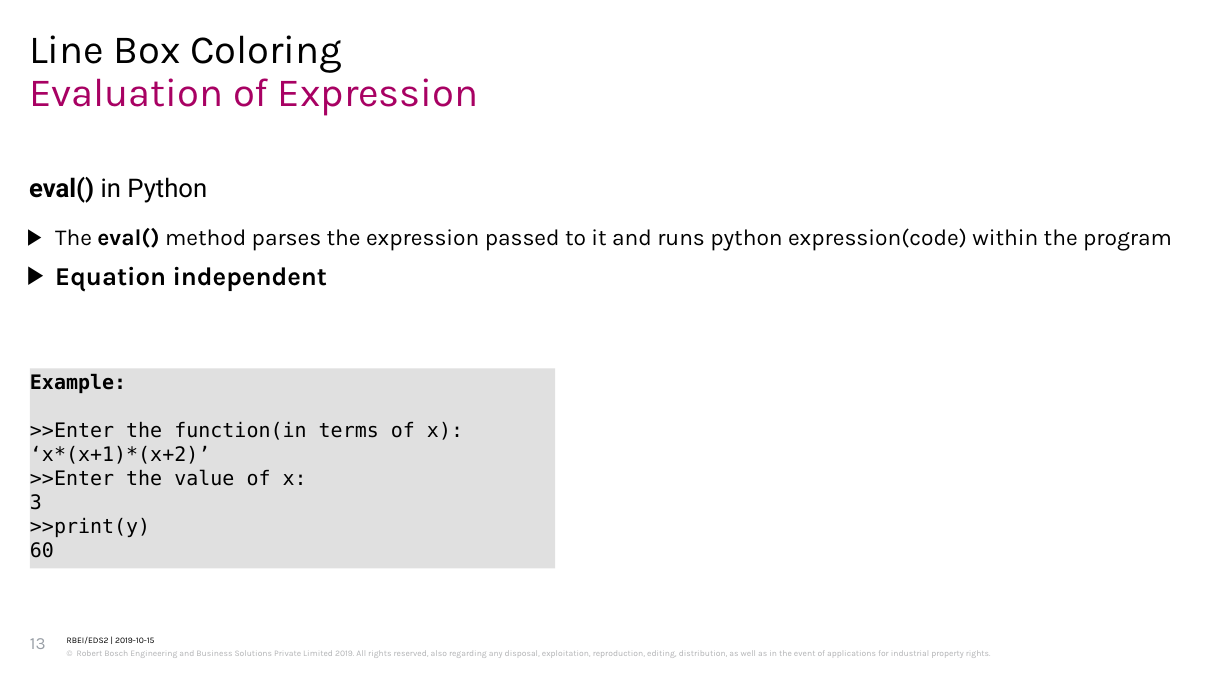
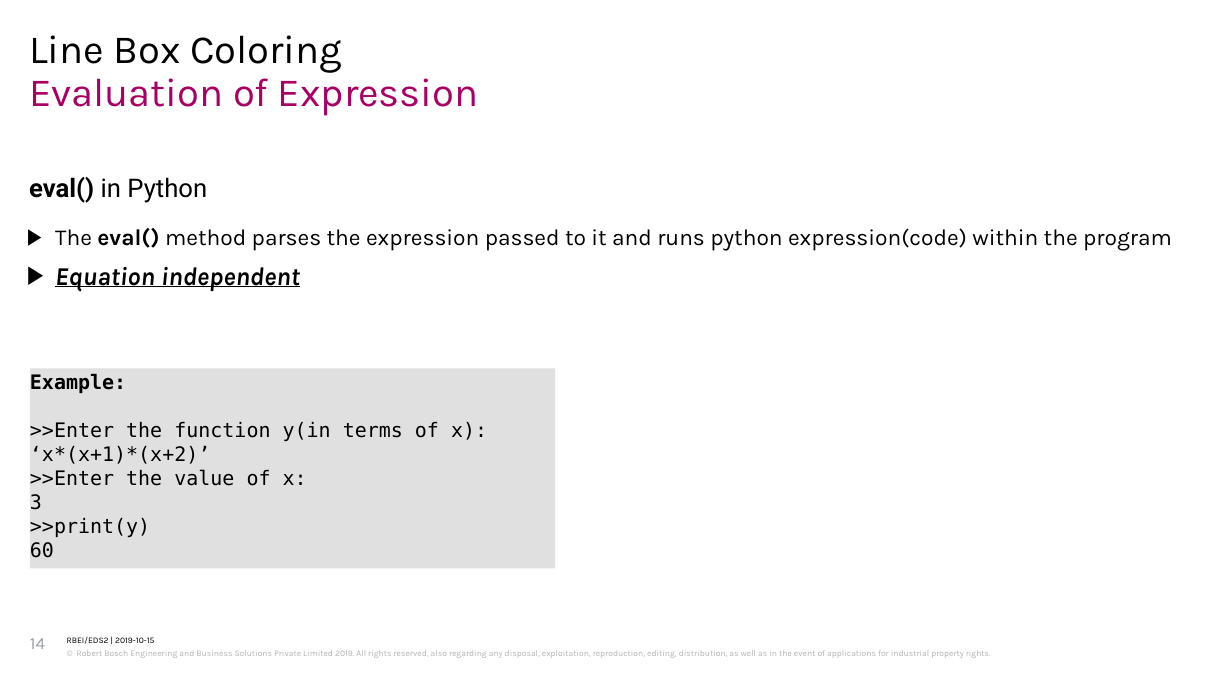
Before and after one commit to bijonguha/Bosch, a slide deck: slide 14 of intel_ocr/docs/intel_review_5thNov_V2.0.pptx (slide 13 before the commit). Drawn at 1232x693 pixels with LibreOffice and Linux fonts; fonts in the diff are those of the drawing; background and template pictures are left out. Boxes give left, top, right and bottom in pixels: in the first picture for what was removed or moved away, otherwise in the second. Text is boxed around its words. In the diff, an @@ line names an element or a change of style, - is before the commit and + after.

```diff
--- a/intel_ocr/docs/intel_review_5thNov_V2.0.pptx
+++ b/intel_ocr/docs/intel_review_5thNov_V2.0.pptx
@@ text at box(55, 267, 300, 291): italic on, underline on in "Equation independent" @@
@@ text in rectangle at box(30, 421, 487, 441): text changed @@
->>Enter the function(in terms of x):
+>>Enter the function y(in terms of x):
@@ page number at box(30, 638, 45, 649): text changed @@
-13
+14
```
Also in this commit, not shown: 4 other slides changed, 1 slide added, 2 other files.
